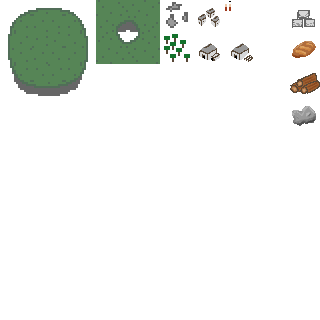
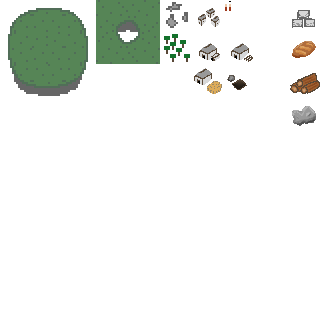
Layer changes from the first 320px x 320px image to the second:
added layer "house copy #2" above "Pasted Layer copy #1" over [227, 75, 247, 90]
added layer "house copy #1" above "house" over [194, 68, 222, 94]
